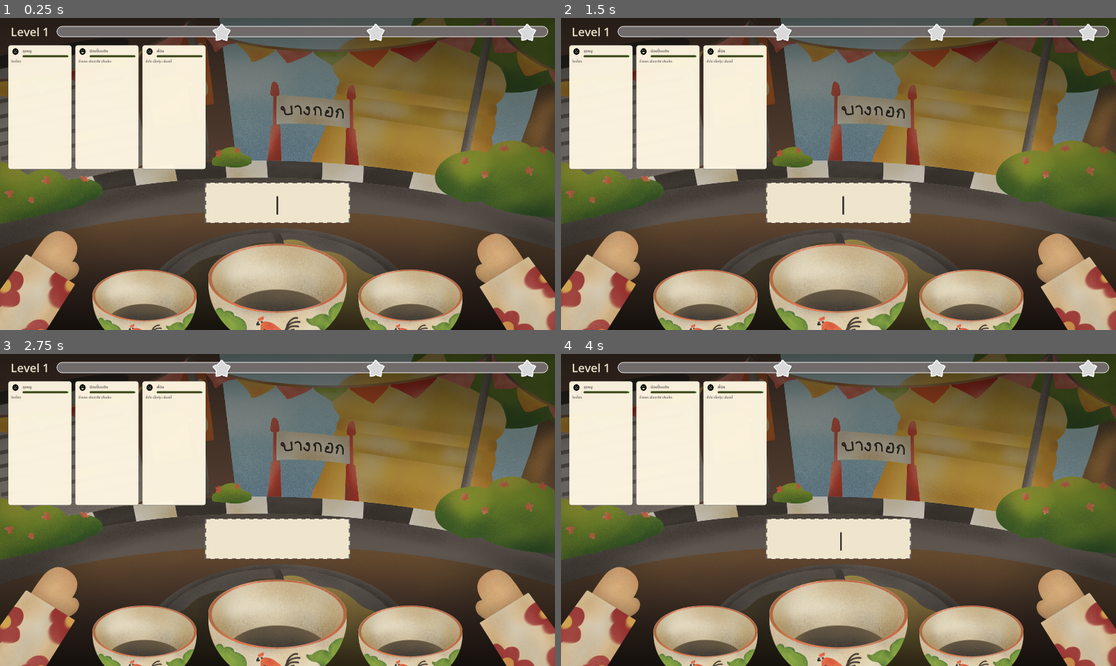
Above: before the commit, frames 1-4 (two rows, left to right).
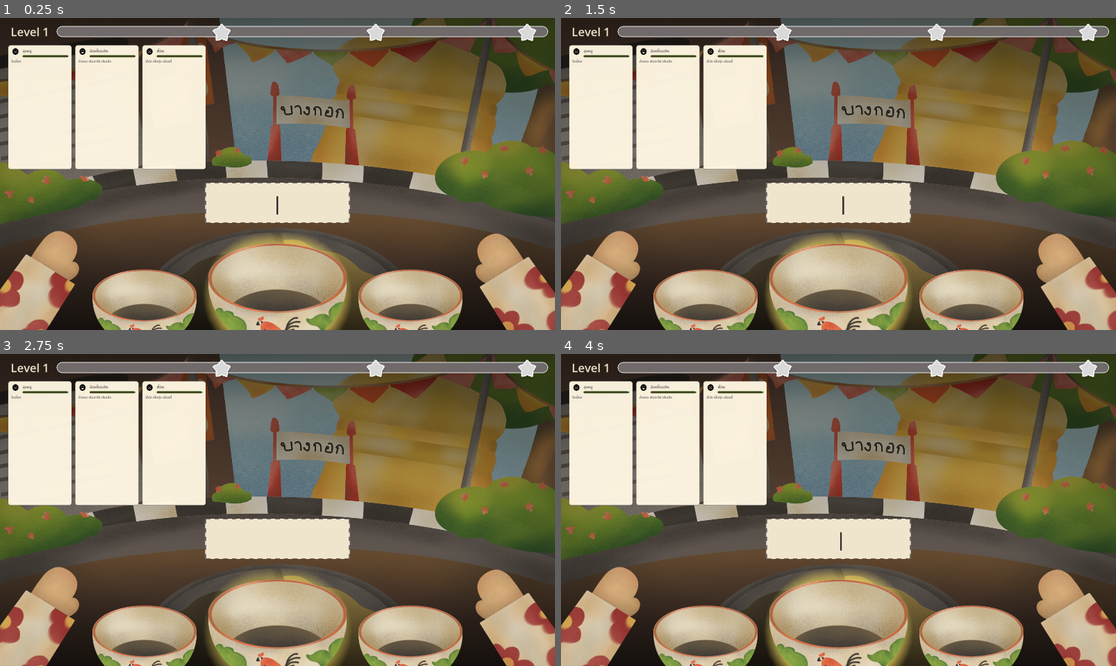
Above: after the commit, the same moments.

Repository: pcpaugust/video-game
Game: Godot game, scene res://scenes/main/Cooking.tscn
Two runs of this game, one before a commit and one after it. Both use one fixed random seed, a clock stepped at 60 frames per second and the inputs below.
Inputs:
- Up to frame 1 (0.25 s): no input
- Up to frame 2 (1.5 s): tap Enter at 0.5, 0.6 s; tap Space at 0.77, 1.25 s; tap Tab at 1.35 s
- Up to frame 3 (2.75 s): tap Space at 1.52 s; tap Enter at 2 s; tap Backspace at 2.1 s
- Up to frame 4 (4 s): tap Space at 2.75, 3.02, 3.77 s; tap Enter at 2.85, 3.5 s; tap Tab at 3.6 s

The runs differ from the first frame. In frame 1, 1.0% of the frame differs, in the area x 36-64%, y 69-100%; in frame 2, 1.0%; in frame 3, 0.8%; in frame 4, 1.0%.

Commit message:
feat: implement core cooking mechanics, bowl UI, and customer order management system

Diff:
--- a/scenes/ui/Bowl.tscn
+++ b/scenes/ui/Bowl.tscn
@@ -1,6 +1,19 @@
 [gd_scene format=3 uid="uid://bowl1234"]
 
 [ext_resource type="Script" path="res://scripts/ui/bowl.gd" id="1_script"]
+[ext_resource type="Texture2D" uid="uid://whcc2xefbc5m" path="res://assets/figma/dot.svg" id="2_dot"]
+
+[sub_resource type="Gradient" id="Gradient_smoke"]
+colors = PackedColorArray(1, 1, 1, 0.2, 1, 1, 1, 0)
+
+[sub_resource type="StyleBoxFlat" id="StyleBoxFlat_glow"]
+bg_color = Color(0.6, 0.6, 0.6, 0)
+shadow_color = Color(1, 0.89, 0.4, 1)
+shadow_size = 60
+corner_radius_top_left = 180
+corner_radius_top_right = 180
+corner_radius_bottom_right = 180
+corner_radius_bottom_left = 180
 
 [node name="Bowl" type="Control"]
 layout_mode = 3
@@ -10,6 +23,20 @@
 grow_horizontal = 2
 grow_vertical = 2
 script = ExtResource("1_script")
+
+[node name="GlowPanel" type="Panel" parent="." unique_id=839472615]
+visible = false
+layout_mode = 1
+anchors_preset = 15
+anchor_right = 1.0
+anchor_bottom = 1.0
+offset_left = 40.0
+offset_top = 20.0
+offset_right = -40.0
+offset_bottom = -20.0
+grow_horizontal = 2
+grow_vertical = 2
+theme_override_styles/panel = SubResource("StyleBoxFlat_glow")
 
 [node name="Background" type="TextureRect" parent="."]
 layout_mode = 1
@@ -35,3 +62,27 @@
 grow_horizontal = 2
 grow_vertical = 2
 alignment = 1
+
+[node name="SmokeAnchor" type="Control" parent="." unique_id=987213456]
+layout_mode = 1
+anchors_preset = 8
+anchor_left = 0.5
+anchor_top = 0.5
+anchor_right = 0.5
+anchor_bottom = 0.5
+grow_horizontal = 2
+grow_vertical = 2
+
+[node name="SmokeParticles" type="CPUParticles2D" parent="SmokeAnchor" unique_id=567812349]
+position = Vector2(0, -80)
+amount = 12
+lifetime = 2.0
+texture = ExtResource("2_dot")
+direction = Vector2(0, -1)
+spread = 20.0
+gravity = Vector2(0, -40)
+initial_velocity_min = 10.0
+initial_velocity_max = 30.0
+scale_amount_min = 0.8
+scale_amount_max = 1.8
+color_ramp = SubResource("Gradient_smoke")
--- a/scripts/core/cooking.gd
+++ b/scripts/core/cooking.gd
@@ -61,6 +61,7 @@
 	current_mode = Mode.PREP
 	level_bar.set_level(new_level, target)
 	center_bowl.clear()
+	center_bowl.set_state("glow")
 	left_bowl.clear()
 	right_bowl.clear()
 	_spawn_initial_customers()
@@ -111,6 +112,7 @@
 		if missed_customers >= GameConfig.MAX_MISSED_CUSTOMERS:
 			_handle_game_over()
 		_update_ui_full()
+		_refresh_completed_bowl_states()
 	if customers.is_empty():
 		_spawn_next_wave()
 
@@ -278,6 +280,7 @@
 		if MenuData.is_valid_ingredient(w):
 			all_ing.append(w)
 	center_bowl.set_ingredients(all_ing)
+	center_bowl.set_state("glow")
 
 func _wiggle_hands() -> void:
 	if not left_hand or not right_hand: return
@@ -315,13 +318,33 @@
 func _update_dish(dish: Array) -> void:
 	if dish.size() > 0:
 		left_bowl.set_ingredients(dish[0]["ingredients"])
+		_update_bowl_state(left_bowl, dish[0]["key"])
 	else:
 		left_bowl.clear()
 
 	if dish.size() > 1:
 		right_bowl.set_ingredients(dish[1]["ingredients"])
+		_update_bowl_state(right_bowl, dish[1]["key"])
 	else:
 		right_bowl.clear()
+
+func _refresh_completed_bowl_states() -> void:
+	if dish_slots.size() > 0:
+		_update_bowl_state(left_bowl, dish_slots[0]["key"])
+	if dish_slots.size() > 1:
+		_update_bowl_state(right_bowl, dish_slots[1]["key"])
+
+func _update_bowl_state(bowl: Control, key: String) -> void:
+	var has_match = false
+	for c in customers:
+		if key in c.order_keys:
+			has_match = true
+			break
+
+	if has_match:
+		bowl.set_state("match")
+	else:
+		bowl.set_state("dark")
 
 func _update_ui_full() -> void:
 	order_queue.refresh_all_cards(customers)
--- a/scripts/ui/bowl.gd
+++ b/scripts/ui/bowl.gd
@@ -4,6 +4,10 @@
 
 @onready var bg_texture = $Background
 @onready var ingredients_container = $Ingredients
+@onready var glow_panel = $GlowPanel
+@onready var smoke_particles = $SmokeAnchor/SmokeParticles
+
+var _glow_tween: Tween
 
 # Map broth types to their background textures
 var broth_textures: Dictionary = {
@@ -15,6 +19,8 @@
 }
 
 func _ready() -> void:
+	var style = glow_panel.get_theme_stylebox("panel").duplicate()
+	glow_panel.add_theme_stylebox_override("panel", style)
 	clear()
 
 func set_ingredients(ingredients: Array[String]) -> void:
@@ -49,6 +55,9 @@
 			trect.custom_minimum_size = Vector2(96, 96)
 			ingredients_container.add_child(trect)
 
+	if smoke_particles:
+		smoke_particles.emitting = ingredients.size() > 0
+
 func _get_ingredient_texture(ing_name: String) -> Texture2D:
 	if MenuConfig.INGREDIENT_TEXTURES.has(ing_name):
 		return MenuConfig.INGREDIENT_TEXTURES[ing_name] as Texture2D
@@ -56,3 +65,33 @@
 
 func clear() -> void:
 	set_ingredients([])
+	set_state("normal")
+
+func set_state(state: String) -> void:
+	if _glow_tween and _glow_tween.is_valid():
+		_glow_tween.kill()
+
+	var style = glow_panel.get_theme_stylebox("panel") as StyleBoxFlat
+	match state:
+		"glow":
+			modulate = Color(1.0, 1.0, 1.0)
+			style.shadow_color = Color(1.0, 0.89, 0.4, 1.0) # Yellow glow
+			glow_panel.visible = true
+			glow_panel.modulate.a = 1.0
+			_glow_tween = create_tween().set_loops()
+			_glow_tween.tween_property(glow_panel, "modulate:a", 0.6, 0.8)
+			_glow_tween.tween_property(glow_panel, "modulate:a", 1.0, 0.8)
+		"match":
+			modulate = Color(1.0, 1.0, 1.0)
+			style.shadow_color = Color8(151, 180, 71, 255) # Lime glow
+			glow_panel.visible = true
+			glow_panel.modulate.a = 1.0
+			_glow_tween = create_tween().set_loops()
+			_glow_tween.tween_property(glow_panel, "modulate:a", 0.6, 0.8)
+			_glow_tween.tween_property(glow_panel, "modulate:a", 1.0, 0.8)
+		"dark":
+			modulate = Color(0.3, 0.3, 0.3) # Dark tint
+			glow_panel.visible = false
+		"normal", _:
+			modulate = Color(1.0, 1.0, 1.0)
+			glow_panel.visible = false
